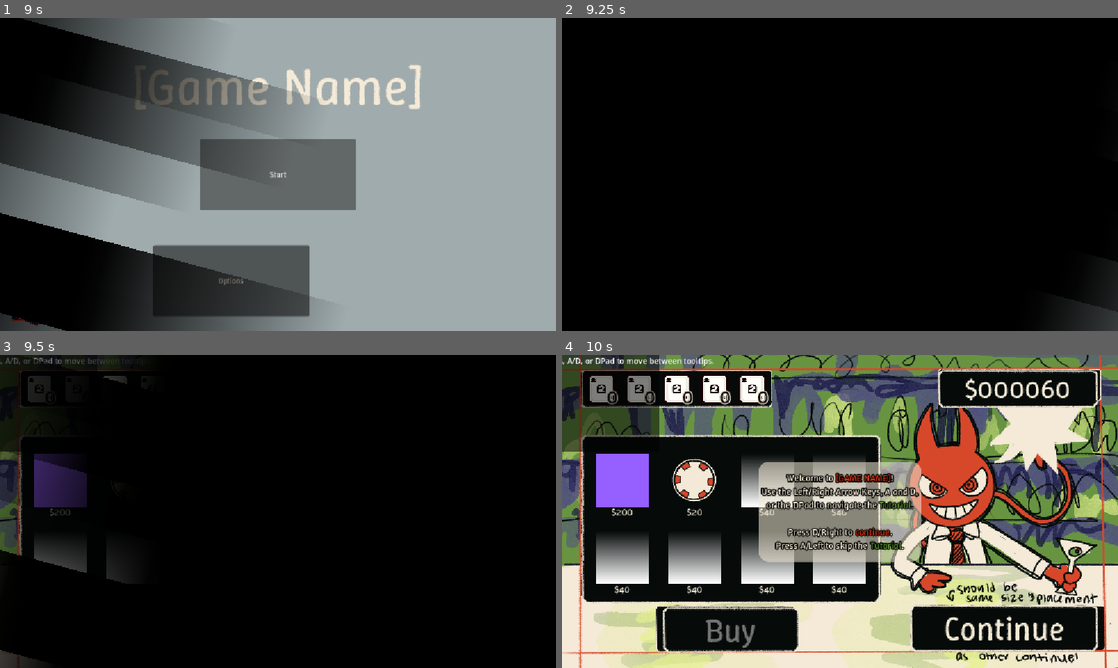
Above: before the commit, frames 1-4 (two rows, left to right).
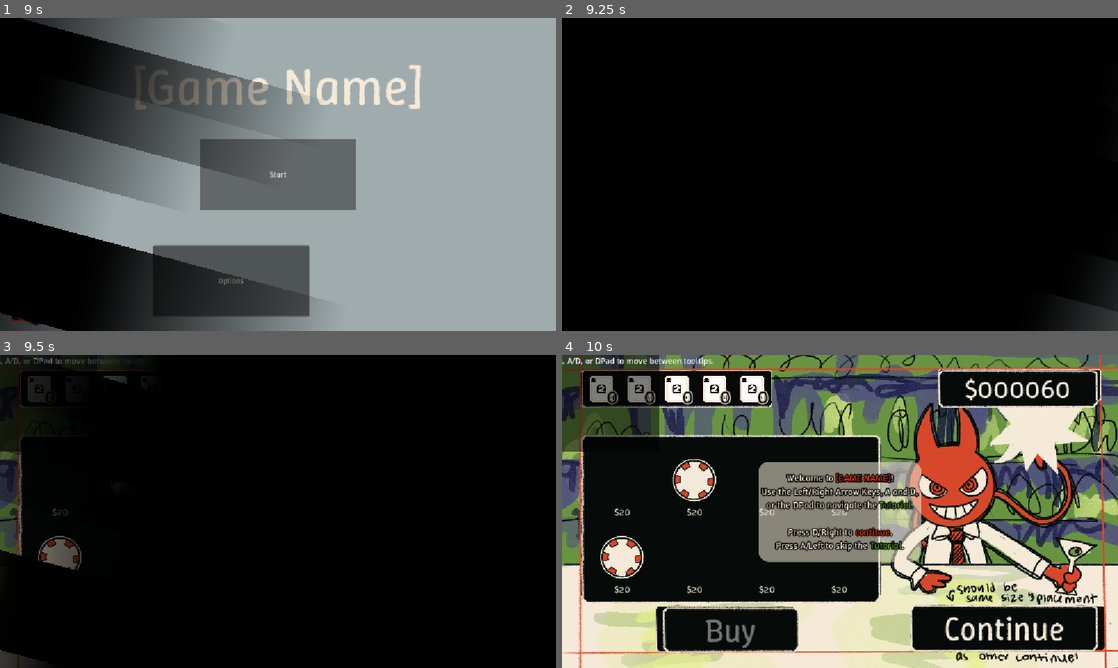
Above: after the commit, the same moments.

Repository: appellatebaton0/wild-jam-91
Game: Godot game, scene res://Scenes/Main.tscn
Two runs of this game, one before a commit and one after it. Both use one fixed random seed, a clock stepped at 60 frames per second and the inputs below.
Inputs (mouse positions are in pixels of both pictures, inside the frame that each line leads up to):
- Up to frame 1 (9 s): click "Start" at 0.5 s; click "Start" at 1.25 s; click "Continue" at 2 s; click "Continue" at 2.75 s; click "$20" at 3.5 s; click (133, 143) at 4.25 s, where only the run before the commit has a clickable "$40"; click "$20" at 5 s; click (133, 143) at 5.75 s, where only the run before the commit has a clickable "$40"; click "$20" at 6.5 s; click (133, 143) at 7.25 s, where only the run before the commit has a clickable "$40"; click "Continue" at 8 s; click "Start" at 8.75 s
- Up to frame 2 (9.25 s): no input
- Up to frame 3 (9.5 s): no input
- Up to frame 4 (10 s): drag from (600, 389) to (895, 442) at 9.52 s

Frames 1-2 are identical in both runs. In frame 3, 2.3% of the frame differs, in the area x 6-23%, y 31-73%; in frame 4, 8.9%, in the area x 6-55%, y 31-77%.

Commit message:
h21.8 - Shop Fix + New Chips
Fixed the shop not actually randomizing after each round (I was being dumb) and added two new chips; Duplicator and Randomizer

Diff:
--- a/Assets/ChipResources/CoinFlip2.tres
+++ /dev/null
@@ -1,20 +0,0 @@
-[gd_resource type="Resource" script_class="CoinFlip" format=3 uid="uid://dnsfso2hryqfg"]
-
-[ext_resource type="Script" uid="uid://bfacdgpv6xwb3" path="res://Scripts/Chips/CoinFlip.gd" id="1_jnxfp"]
-
-[sub_resource type="Gradient" id="Gradient_bhrox"]
-offsets = PackedFloat32Array(0)
-colors = PackedColorArray(0.59076357, 0.3739968, 1, 1)
-
-[sub_resource type="GradientTexture2D" id="GradientTexture2D_jnxfp"]
-gradient = SubResource("Gradient_bhrox")
-
-[resource]
-script = ExtResource("1_jnxfp")
-color = Color(0.1415843, 0.42858142, 0.9999998, 1)
-name = "Coin Flip"
-cost = 200
-info = "[color=#e93816]50% chance to become a King.
-[color=#5a9634]50% chance to become an Ace."
-texture = SubResource("GradientTexture2D_jnxfp")
-metadata/_custom_type_script = "uid://bfacdgpv6xwb3"
--- /dev/null
+++ b/Assets/ChipResources/Duplicator.tres
@@ -0,0 +1,10 @@
+[gd_resource type="Resource" script_class="Duplicator" format=3 uid="uid://dvss8pav153io"]
+
+[ext_resource type="Script" uid="uid://dopv253g53em5" path="res://Scripts/Chips/Duplicator.gd" id="1_sm584"]
+
+[resource]
+script = ExtResource("1_sm584")
+color = Color(0.3315, 0.65, 0.52259994, 1)
+name = "Duplicator"
+info = "Turns the card into the last card placed into the hand it's going into. If the hand is empty, randomizes the card."
+metadata/_custom_type_script = "uid://dopv253g53em5"
--- /dev/null
+++ b/Assets/ChipResources/Randomizer.tres
@@ -0,0 +1,10 @@
+[gd_resource type="Resource" script_class="Randomizer" format=3 uid="uid://cs44tie8jr8or"]
+
+[ext_resource type="Script" uid="uid://cxaj2uo15x408" path="res://Scripts/Chips/Randomizer.gd" id="1_7y2k5"]
+
+[resource]
+script = ExtResource("1_7y2k5")
+color = Color(0.84, 0.22679998, 0.22679998, 1)
+name = "Randomizer"
+info = "Randomizes the value of the card."
+metadata/_custom_type_script = "uid://cxaj2uo15x408"
--- a/Scenes/Main.tscn
+++ b/Scenes/Main.tscn
@@ -20,7 +20,6 @@
 [ext_resource type="Texture2D" uid="uid://dypsx17qmxhng" path="res://Assets/UI/StopIntent.png" id="11_kpo4j"]
 [ext_resource type="Texture2D" uid="uid://ry4ppqjm8qud" path="res://Assets/UI/HoldIntent.png" id="12_4n42c"]
 [ext_resource type="Texture2D" uid="uid://duimuudn5aea4" path="res://Assets/ShopBackground.png" id="13_2w5on"]
-[ext_resource type="Resource" uid="uid://8oc0dynbaij0" path="res://Assets/ChipResources/CoinFlip.tres" id="14_2w5on"]
 [ext_resource type="Texture2D" uid="uid://c2cpmvvjekqo" path="res://Assets/Cards/CardTransformation.png" id="14_c4ay3"]
 [ext_resource type="Texture2D" uid="uid://c1pe5k420utq2" path="res://Assets/UI/Box.png" id="15_jyqft"]
 [ext_resource type="Script" uid="uid://c7qqf7e0bqs72" path="res://Scripts/Balance.gd" id="16_3tgeq"]
@@ -1096,6 +1095,20 @@
 "update": 1,
 "values": [false, true]
 }
+tracks/5/type = "method"
+tracks/5/imported = false
+tracks/5/enabled = true
+tracks/5/path = NodePath("Shop/MarginContainer/VBoxContainer/ShopContainer/MarginContainer/GridContainer")
+tracks/5/interp = 1
+tracks/5/loop_wrap = true
+tracks/5/keys = {
+"times": PackedFloat32Array(0),
+"transitions": PackedFloat32Array(1),
+"values": [{
+"args": [],
+"method": &"reload_shop"
+}]
+}
 
 [sub_resource type="Animation" id="Animation_2w5on"]
 resource_name = "TutorialOver"
@@ -1879,7 +1892,6 @@
 
 [node name="ShopEntry" parent="Shop/MarginContainer/VBoxContainer/ShopContainer/MarginContainer/GridContainer" unique_id=871977367 instance=ExtResource("9_4kpch")]
 layout_mode = 2
-chip = ExtResource("14_2w5on")
 
 [node name="ShopEntry2" parent="Shop/MarginContainer/VBoxContainer/ShopContainer/MarginContainer/GridContainer" unique_id=1361852231 instance=ExtResource("9_4kpch")]
 layout_mode = 2
--- a/Scripts/ChipShop.gd
+++ b/Scripts/ChipShop.gd
@@ -6,19 +6,24 @@
 @onready var chip_bag := get_chips() ## The chips available to sell.
 @onready var slots    := get_slots() ## The ShopEntries in this container.
 
+func _ready() -> void: reload_shop()
+
 ## Reload the contents of the shop.
 func reload_shop() -> void:
+	print("!?")
 
 	var bag := chip_bag.duplicate()
 
 	for slot in slots:
 
-		if len(bag) == 0:
-			slot.chip = null
-			continue
+		## Refill the bag if it's empty.
+		if len(bag) == 0: bag = chip_bag.duplicate()
 
+		#if slot.chip:
+			#print(slot.name, ": ", slot.chip.name, " -> ")
 		# Pop a random chip from the bag, and stuff it in the slot.
 		slot.chip = bag.pop_at(randi_range(0, len(bag) - 1))
+		#print(slot.chip.name)
 
 ## Get various lists.
 func get_slots() -> Array[ShopEntry]:
@@ -43,7 +48,10 @@
 				# Load the file, and remember it if it's a chip.
 				var file := load(CHIP_PATH + file_name)
 
-				if file is Chip: chips.append(file)
+				if file is Chip:
+					## Add it once per weight value.
+					for i in range(file.weight):
+						chips.append(file)
 
 			file_name = dir.get_next()
 	else:
--- a/Scripts/Chips/Chip.gd
+++ b/Scripts/Chips/Chip.gd
@@ -12,12 +12,11 @@
 @export_multiline() var info := ""
 
 ## The odds of this chip showing up in the shop.
-# @export var weight := 1
+@export var weight := 1
 
 
 ## The texture this chip shows up as on the chip bar, and when held.
 @export var texture:Texture2D
 
 ## Apply this chip's modifier to the card.
-## Optional hand argument to support things like 'copy the value of another card in the hand'
 @abstract func apply(to:Card) -> void
--- /dev/null
+++ b/Scripts/Chips/Duplicator.gd
@@ -0,0 +1,14 @@
+class_name Duplicator extends Chip
+## Duplicates the last card in the hand.
+
+func apply(to:Card) -> void:
+
+	var cards := Global.next_hand.cards
+
+	if len(cards) > 0:
+		to.value = cards.back()
+	else:
+		to.value = randi_range(1, 13)
+
+
+	pass
--- /dev/null
+++ b/Scripts/Chips/Randomizer.gd
@@ -0,0 +1,4 @@
+class_name Randomizer extends Chip
+## Sets to a random value.
+
+func apply(to:Card) -> void: to.value = randi_range(1, 13)
--- a/Scripts/Global.gd
+++ b/Scripts/Global.gd
@@ -26,7 +26,10 @@
 
 const MAX_CHIP_SLOTS = 5
 
+## The dealer's (player's) hand.
 var dealer_hand := Hand.new()
+## The hand the next card is going into.
+var next_hand:Hand
 
 var chips:Dictionary[Chip, int]: ## The chips the player has.
 	set(to):
--- a/Scripts/Shop.gd
+++ b/Scripts/Shop.gd
@@ -9,13 +9,13 @@
 	buy_button.pressed.connect(_on_buy)
 
 func _process(_delta: float) -> void:
-	buy_button.disabled = not Global.selected_shop_item or Global.money < Global.selected_shop_item.cost
+	buy_button.disabled = not Global.selected_shop_item or Global.money < Global.selected_shop_item.chip.cost
 
 func _on_continue(): Global.end_game()
 
 func _on_buy():
 
-	if Global.money < Global.selected_shop_item.cost:
+	if Global.money < Global.selected_shop_item.chip.cost:
 		$Fail.play()
 
 	elif empty_slot():
--- a/Scripts/ShopEntry.gd
+++ b/Scripts/ShopEntry.gd
@@ -1,7 +1,12 @@
 class_name ShopEntry extends Control
 ## Fully-contained shopfront for a single kind of chip.
 
-@export var chip:Chip ## The chip being sold.
+@export var chip:Chip: ## The chip being sold.
+	set(to):
+		print(name, " set to ", to.name)
+		chip = to
+
+@onready var tooltip_original := tooltip_text
 
 @onready var chip_texture := %ChipTexture
 
@@ -9,6 +14,7 @@
 	chip_texture.pressed.connect(_on_pressed)
 
 func _process(_delta: float) -> void: if chip:
+	print(name, " is ", chip.name)
 	chip_texture.texture_normal = chip.texture
 	chip_texture.disabled = Global.money < chip.cost
 	$ChipTexture/Label.text = "$" + str(chip.cost)
@@ -30,7 +36,7 @@
 	response = response.replace("{color}", chip.color.to_html())
 	response = response.replace("{name}", chip.name)
 	response = response.replace("{description}", chip.info)
-	response = response.replace("{chip.cost}", str(chip.cost))
+	response = response.replace("{cost}", str(chip.cost))
 
 
 	return response
--- a/Scripts/Table.gd
+++ b/Scripts/Table.gd
@@ -144,6 +144,9 @@
 func _process(_delta: float) -> void:
 	var next := deal_cycle[deal_index]
 	var next_node := dealer_hand if next == &"Dealer" else players[next].hand_box
+
+	Global.next_hand = Global.dealer_hand if next == &"Dealer" else players[next].hand
+
 	turn_indic.reparent(next_node)
 	next_node.move_child(turn_indic, -1)
 
Not shown, added: Scripts/Chips/Duplicator.gd.uid
Not shown, added: Scripts/Chips/Randomizer.gd.uid
